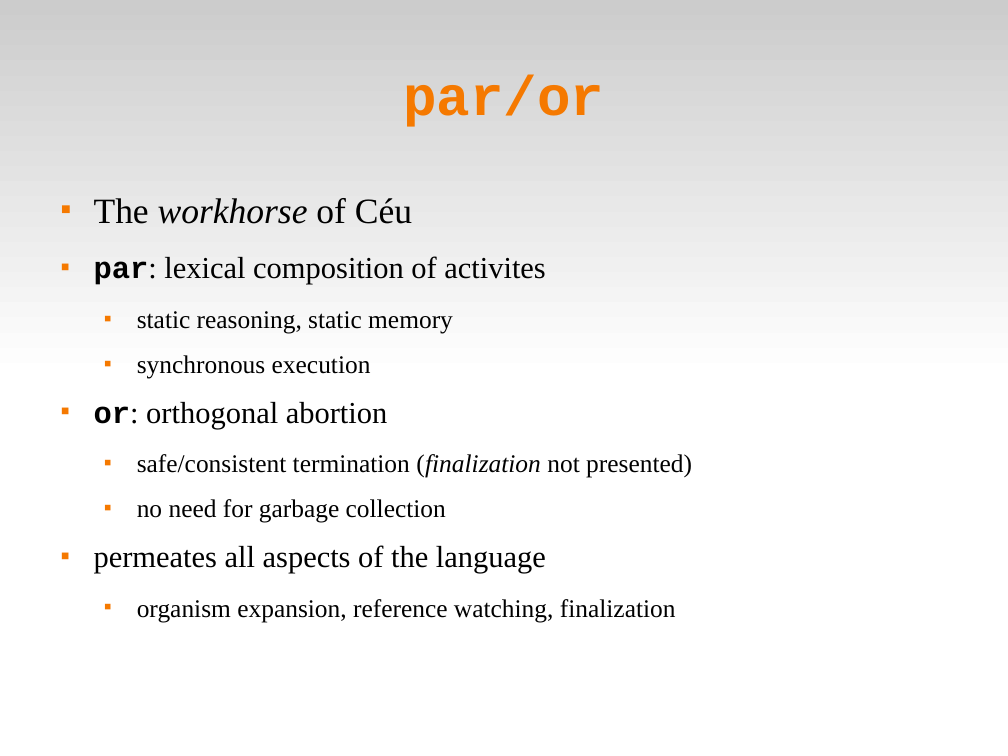
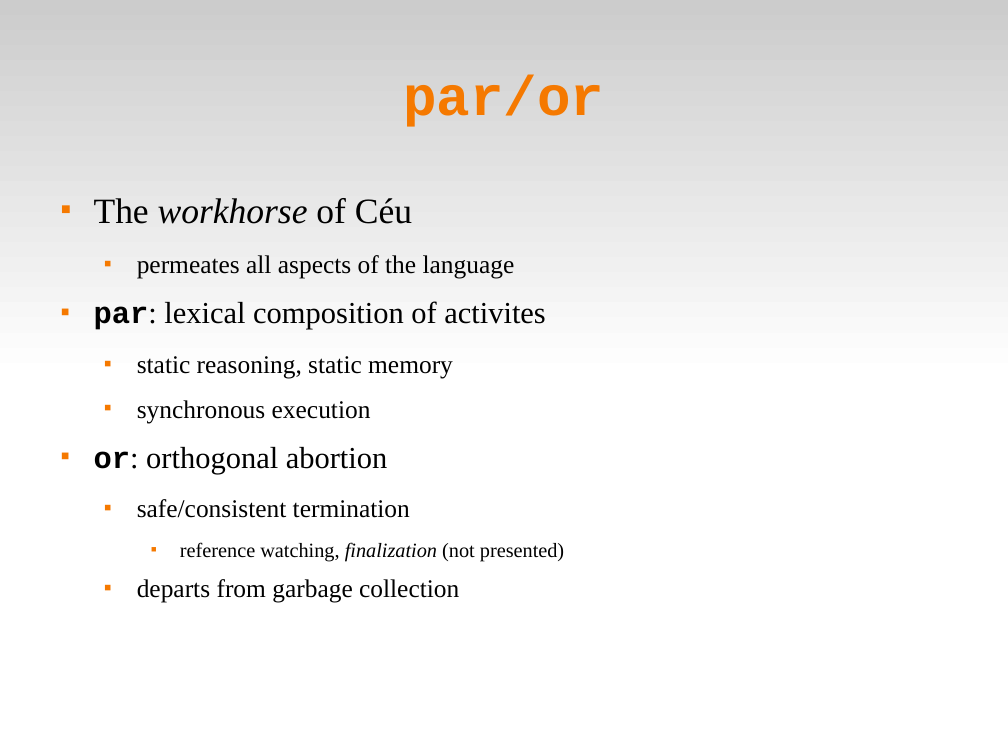
Before and after one commit to fsantanna-no/ceu-docs, a slide deck: slide 34 of ceu_edl.odp. Drawn at 1008x756 pixels with LibreOffice and Linux fonts; fonts in the diff are those of the drawing. Boxes give left, top, right and bottom in pixels: in the first picture for what was removed or moved away, otherwise in the second. Text is boxed around its words. In the diff, an @@ line names an element or a change of style, - is before the commit and + after.

```diff
--- a/ceu_edl.odp
+++ b/ceu_edl.odp
@@ text at (137,255,515,279): paragraph added @@
+  ■ permeates all aspects of the language
@@ text at (137,499,564,603): text changed @@
-  ■ safe/consistent termination (finalization not presented)
-  ■ no need for garbage collection
-■ permeates all aspects of the language
-  ■ organism expansion, reference watching, finalization
+  ■ safe/consistent termination
+    ■ reference watching, finalization (not presented)
+  ■ departs from garbage collection
```
Also in this commit, not shown: 4 other slides changed, 1 slide added.
